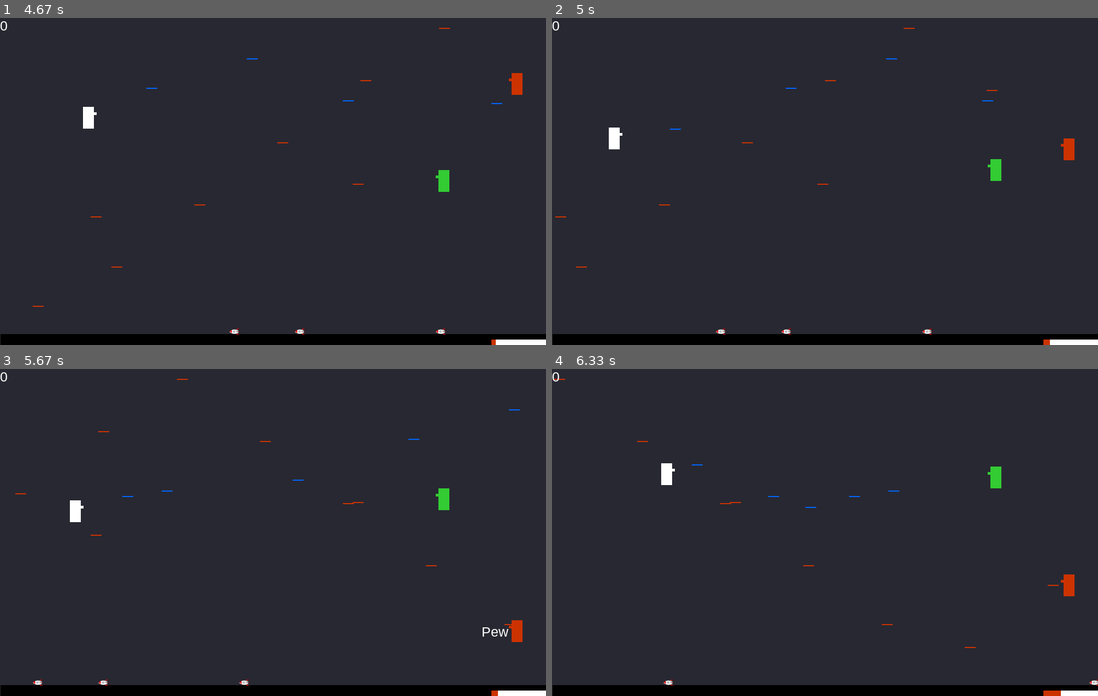
Above: before the commit, frames 1-4 (two rows, left to right).
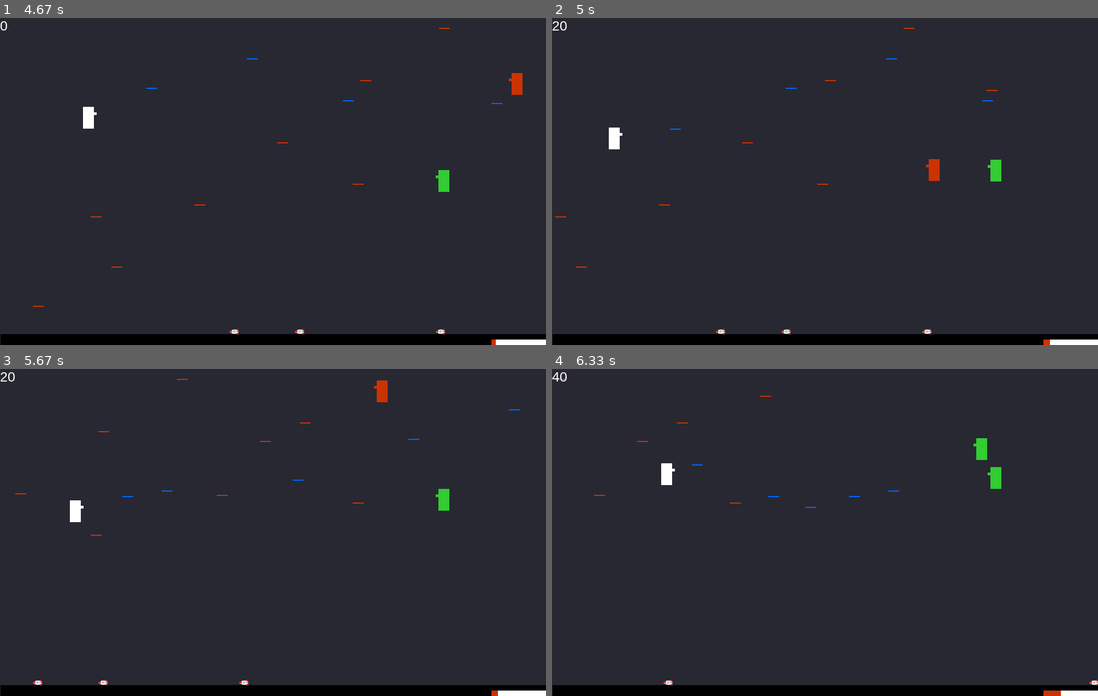
Above: after the commit, the same moments.

Repository: zwang20/SimpleShooter
Game: pygame game, started from simple_shooter.py
Two runs of this game, one before a commit and one after it. Both use one fixed random seed, a clock stepped at 60 frames per second and the inputs below.
Inputs:
- Up to frame 1 (4.67 s): tap Space at 0.33, 1.23, 1.57, 1.87, 2.07, 2.37, 2.63, 2.97, 3.27, 3.4, 3.8, 4.1, 4.47 s; hold D 0.67-1.13 s; hold W 1.17-1.47 s; hold D 1.5-1.97 s; hold A 2-2.53 s; hold S 2.57-2.87 s; hold A 2.9-3.3 s; hold W 3.33-3.7 s; hold D 3.73-4.37 s; hold S from 4.4 s (still down)
- Up to frame 2 (5 s): release S at 4.77 s; hold A from 4.8 s (still down); tap Space at 4.87 s
- Up to frame 3 (5.67 s): tap Space at 5.17, 5.37 s; release A at 5.27 s; hold D from 5.3 s (still down)
- Up to frame 4 (6.33 s): tap Space at 5.67, 5.87, 6.2 s; release D at 5.77 s; hold W 5.8-6.1 s; hold D from 6.13 s (still down)

Frame 1 is identical in both runs. In frame 2, 0.3% of the frame differs, in the area x 0-96%, y 1-50%; in frame 3, 0.4%, in the area x 0-96%, y 1-84%; in frame 4, 0.4%.

Commit message:
spawn protect fix

Diff:
--- a/simple_shooter.py
+++ b/simple_shooter.py
@@ -254,7 +254,7 @@
     def get_hit(self): # checks if an enemy gets hit and respond accordingly
         for bullet in Bullet.good:
             if self.x <= bullet.x <= self.x + Enemy.width and self.y <= bullet.y <= self.y + Enemy.height:
-                if time.time() - self.spawn_protect > 99:
+                if time.time() - self.spawn_protect > 1:
                     self.despawn()
                     bullet.despawn()
                     if self.difficulty == "easy":
